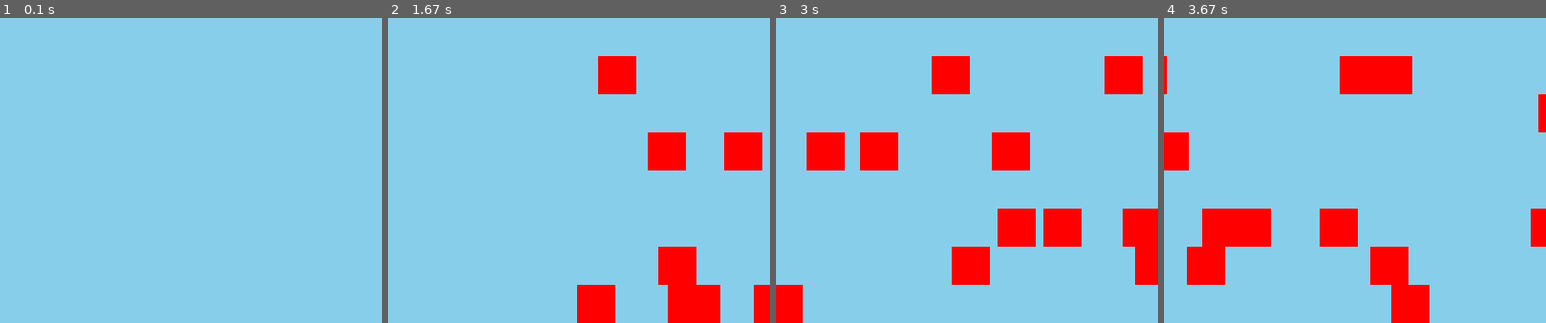
Above: before the commit, frames 1-4 (left to right).
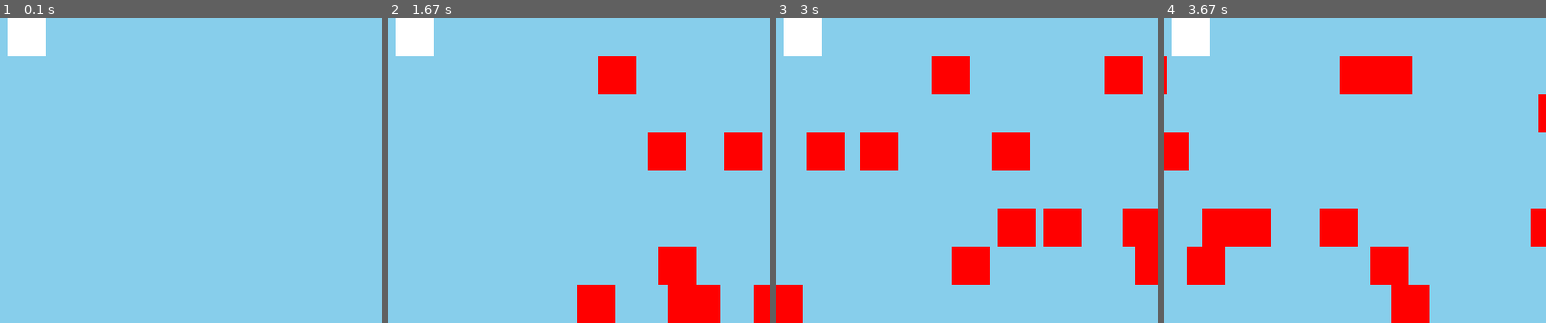
Above: after the commit, the same moments.

Repository: bhornby/Hornby-Classwork
Game: pygame game, started from python/Mini Project/Mini proj.py
The game is run twice, just before and just after one commit, with the same random seed, the same clock (stepped at 60 frames per second) and the same inputs.
Inputs:
- Up to frame 1 (0.1 s): no input
- Up to frame 2 (1.67 s): hold Right 0.33-0.8 s; hold Up 0.83-1.13 s; hold Down 1.17-1.63 s
- Up to frame 3 (3 s): hold Left 1.67-2.2 s; hold Down 2.23-2.53 s; hold Left 2.57-2.97 s
- Up to frame 4 (3.67 s): hold Up 3-3.37 s; hold Right from 3.4 s (still down)
The pictures show only the part of the screen within x 44-94%, y 0-50%; the shares and areas given below are measured in that part.

The runs differ from the first frame. In frame 1, 1.2% of the frame differs, in the area x 2-12%, y 0-13%; in frame 2, 1.2%; in frame 3, 1.2%; in frame 4, 1.2%.

Commit message:
working portal
fixed infinite portal bug and trying to add a clock element

Diff:
--- a/python/Mini Project/Mini proj.py
+++ b/python/Mini Project/Mini proj.py
@@ -96,8 +96,8 @@
         self.image = pygame.Surface([width,height])
         self.image.fill(colour)
         self.rect = self.image.get_rect()
-        self.rect.x = random.randint(0,screen.get_width())
-        self.rect.y = 1*block_size
+        self.rect.x = 9*block_size
+        self.rect.y = 0*block_size
     #end procedure
 
 all_sprite_group = pygame.sprite.Group()
@@ -165,8 +165,8 @@
         my_player.lives = my_player.lives - 1
     #next x
 
-    player_hit_group = pygame.sprite.spritecollide(my_player, portal_group, True)
-    for x in player_hit_group:
+    player_hit_list = pygame.sprite.spritecollide(my_player, portal_group, True)
+    for x in player_hit_list:
         my_player.rect.x = screen.get_width()//2 - my_player.image.get_width()
         my_player.rect.y = screen.get_height()- my_player.image.get_height()
     #next x
@@ -190,7 +190,7 @@
         #draw function
         all_sprite_group.draw(screen)
 
-
+    portal_spawn()
     car_spawn()
     show_score(20,20)
     pygame.display.flip()
